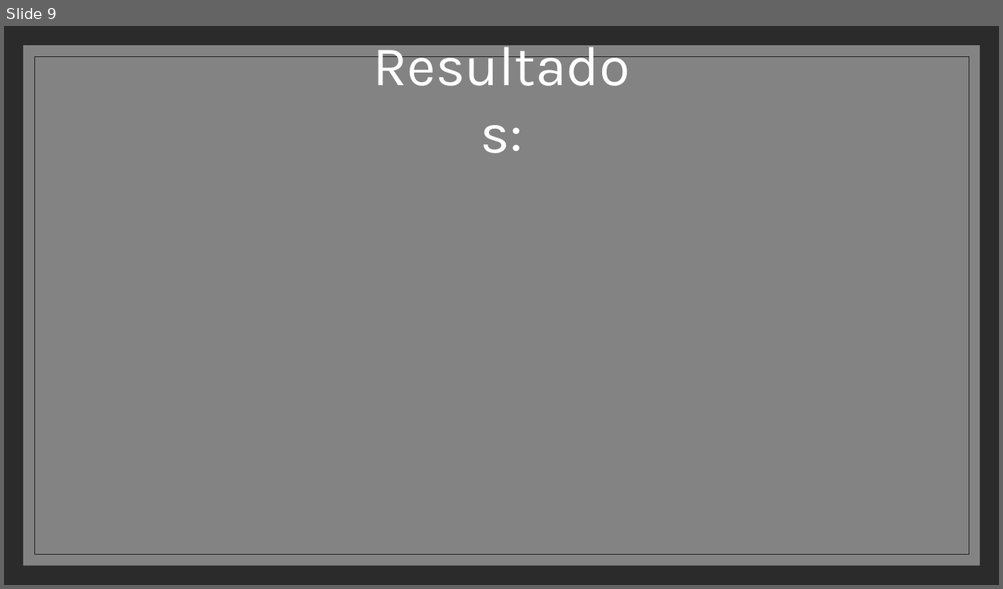
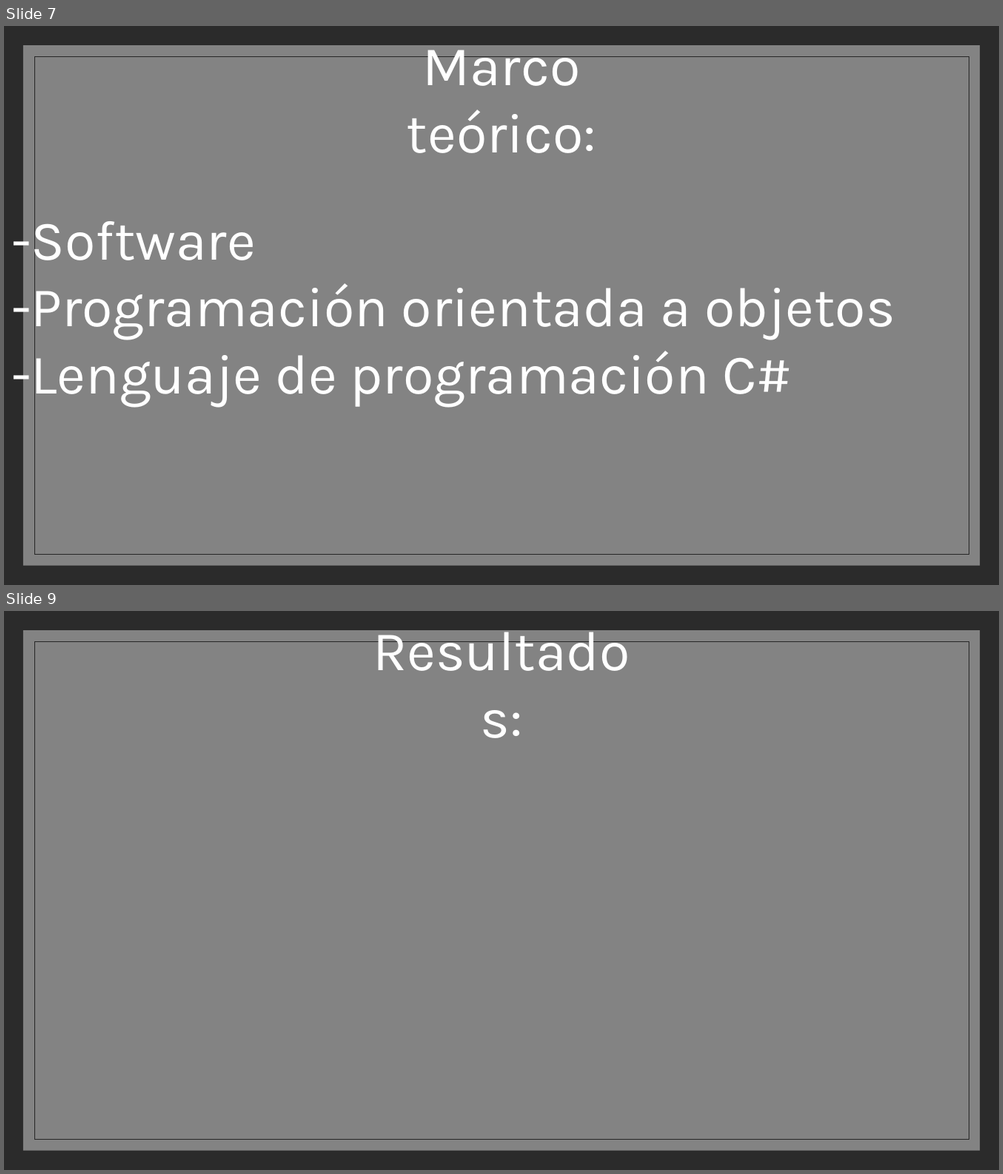
Before and after one commit to SIRVALICIO/TrabajoDeProgramacion, a slide deck: ptimera wpf/Proyecto de semestre.pptx. Shown one above the other, each under a label of ours: slide 9 before the commit, slides 7 and 9 after it; the slides between them are not shown. The pictures are 1003x589 and 1003x1174 pixels, drawn with LibreOffice and Linux fonts; fonts in the diff are those of the drawing; background and template pictures are left out; a plain dark background stands for a picture behind light text. Boxes give left, top, right and bottom in pixels: in the first picture for what was removed or moved away, otherwise in the second. Text is boxed around its words. In the diff, an @@ line names an element or a change of style, - is before the commit and + after.

```diff
--- a/ptimera wpf/Proyecto de semestre.pptx
+++ b/ptimera wpf/Proyecto de semestre.pptx
@@ slide 7 added at [4,26,999,585], background picture (left out); not listed: 3 template elements that a slide beside it also shows @@
@@ text added at [407,35,596,153], 54 pt, text #FFFFFF @@
+Marco teórico:
@@ text added at [11,209,895,408], 54 pt, text #FFFFFF @@
+-Software
+-Programación orientada a objetos
+-Lenguaje de programación C#
```
Also in this commit, not shown: 6 slides changed, 2 other slides added, 3 slides removed.
